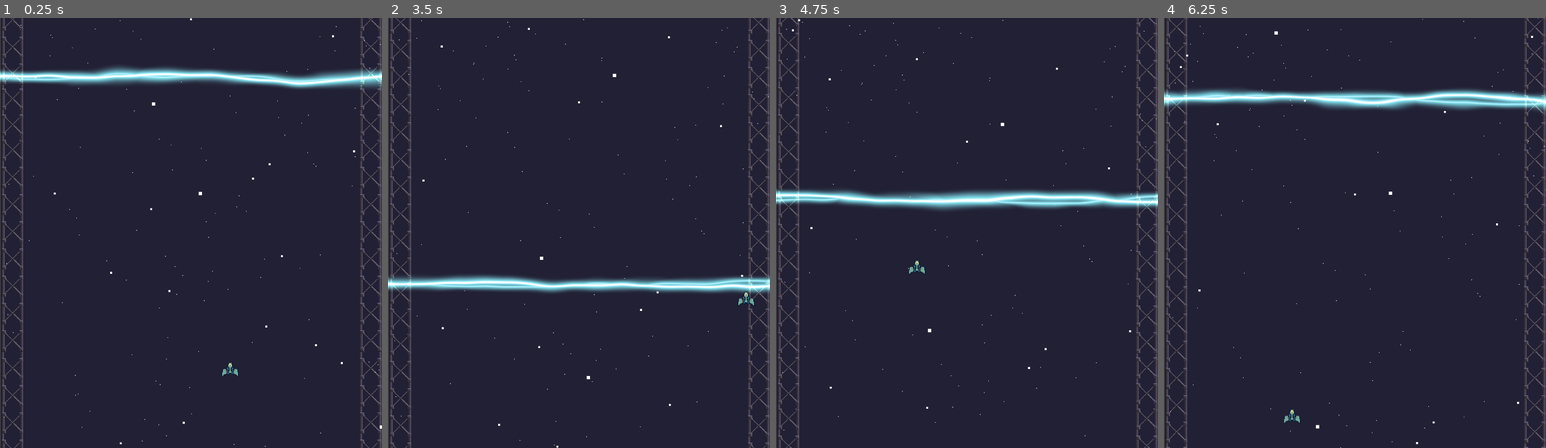
Above: before the commit, frames 1-4 (left to right).
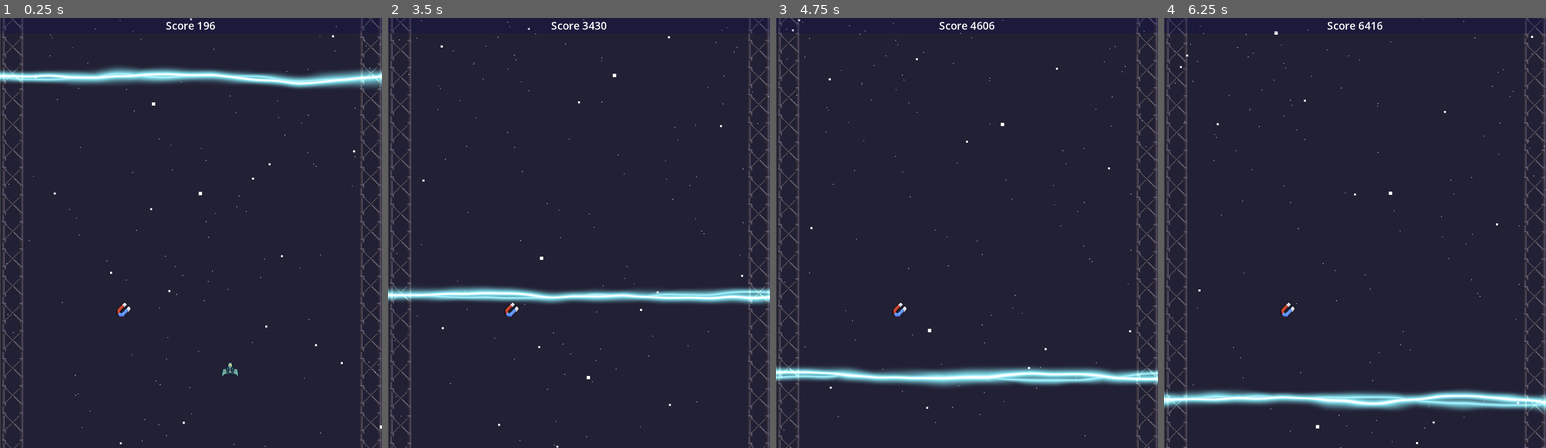
Above: after the commit, the same moments.

Repository: markusweiss/LudumDare54
Game: Godot game, scene res://Scenes/Main/main.tscn
Two runs of this game, one before a commit and one after it. Both use one fixed random seed, a clock stepped at 60 frames per second and the inputs below. The project has no main scene, so this scene is started directly.
Inputs:
- Up to frame 1 (0.25 s): no input
- Up to frame 2 (3.5 s): hold Right (move_right) 0.53-1.28 s; hold Down (move_down) 1.28-2.03 s; hold Right (move_right) 2.03-2.78 s; hold Up (move_up) from 2.78 s (still down)
- Up to frame 3 (4.75 s): release Up (move_up) at 3.53 s; hold Left (move_left) from 3.53 s (still down)
- Up to frame 4 (6.25 s): release Left (move_left) at 5.03 s; hold Down (move_down) 5.03-5.78 s; hold Right (move_right) from 5.78 s (still down)

The runs differ from the first frame. In frame 1, 0.2% of the frame differs, in the area x 5-89%, y 0-70%; in frame 2, 5.9%; in frame 3, 7.7%; in frame 4, 7.7%, in the area x 0-100%, y 0-95%.

Commit message:
global var, player stuff

Diff:
--- /dev/null
+++ b/Scenes/Items/magnet.gd
@@ -0,0 +1,6 @@
+extends Area2D
+
+
+func _on_body_entered(body):
+	Global.magnet=true
+	print("magnet")
--- /dev/null
+++ b/Scenes/Items/magnet.tscn
@@ -0,0 +1,28 @@
+[gd_scene load_steps=5 format=3 uid="uid://b3ad0j5sy1f3a"]
+
+[ext_resource type="Script" path="res://Scenes/Items/magnet.gd" id="1_etfy3"]
+[ext_resource type="Texture2D" uid="uid://ddxauvfmoikdr" path="res://Scenes/Items/magnet.png" id="1_r2fm4"]
+
+[sub_resource type="RectangleShape2D" id="RectangleShape2D_cim60"]
+
+[sub_resource type="SpriteFrames" id="SpriteFrames_e1oy6"]
+animations = [{
+"frames": [{
+"duration": 1.0,
+"texture": ExtResource("1_r2fm4")
+}],
+"loop": true,
+"name": &"default",
+"speed": 5.0
+}]
+
+[node name="Magnet" type="Area2D"]
+script = ExtResource("1_etfy3")
+
+[node name="CollisionShape2D" type="CollisionShape2D" parent="."]
+shape = SubResource("RectangleShape2D_cim60")
+
+[node name="AnimatedSprite2D" type="AnimatedSprite2D" parent="."]
+sprite_frames = SubResource("SpriteFrames_e1oy6")
+
+[connection signal="body_entered" from="." to="." method="_on_body_entered"]
--- a/Scenes/Main/main.tscn
+++ b/Scenes/Main/main.tscn
@@ -1,82 +1,26 @@
 [gd_scene load_steps=8 format=3 uid="uid://nfb3r4dex4jt"]
 
 [ext_resource type="PackedScene" uid="uid://ct5488hg6y8kr" path="res://Scenes/Wall/wall.tscn" id="1_7cbww"]
+[ext_resource type="PackedScene" uid="uid://jgsmp0avpwyo" path="res://Scenes/Main/starfield.tscn" id="1_cjsxc"]
 [ext_resource type="PackedScene" uid="uid://cbkkxg527wcaa" path="res://Scenes/Player/player.tscn" id="1_gbuxs"]
+[ext_resource type="PackedScene" uid="uid://cpg0tyu25sm64" path="res://Scenes/UI/ui.tscn" id="1_lvrkr"]
 [ext_resource type="Texture2D" uid="uid://dnk2p32h0045f" path="res://Scenes/Main/background_one.png" id="2_espex"]
 [ext_resource type="Script" path="res://Scenes/Main/ParallaxBackground.gd" id="3_8mbdb"]
-
-[sub_resource type="ParticleProcessMaterial" id="ParticleProcessMaterial_hyeoo"]
-emission_shape = 3
-emission_box_extents = Vector3(560, 1, 1)
-particle_flag_disable_z = true
-direction = Vector3(0, 1, 0)
-spread = 0.0
-gravity = Vector3(0, 1, 0)
-initial_velocity_min = -20.0
-initial_velocity_max = -20.0
-orbit_velocity_min = 0.0
-orbit_velocity_max = 0.0
-
-[sub_resource type="ParticleProcessMaterial" id="ParticleProcessMaterial_pghik"]
-emission_shape = 3
-emission_box_extents = Vector3(560, 1, 1)
-particle_flag_disable_z = true
-direction = Vector3(0, 1, 0)
-spread = 0.0
-gravity = Vector3(0, 4, 0)
-initial_velocity_min = -30.0
-initial_velocity_max = -30.0
-orbit_velocity_min = 0.0
-orbit_velocity_max = 0.0
-scale_min = 3.0
-scale_max = 3.0
-
-[sub_resource type="ParticleProcessMaterial" id="ParticleProcessMaterial_bcdu7"]
-emission_shape = 3
-emission_box_extents = Vector3(560, 1, 1)
-particle_flag_disable_z = true
-direction = Vector3(0, 1, 0)
-spread = 0.0
-gravity = Vector3(0, 7, 0)
-initial_velocity_min = -40.0
-initial_velocity_max = -40.0
-orbit_velocity_min = 0.0
-orbit_velocity_max = 0.0
-scale_min = 5.0
-scale_max = 5.0
+[ext_resource type="PackedScene" uid="uid://b3ad0j5sy1f3a" path="res://Scenes/Items/magnet.tscn" id="7_mrnmm"]
 
 [node name="Main" type="Node2D"]
 
-[node name="StarfieldBG" type="Node2D" parent="."]
+[node name="UI" parent="." instance=ExtResource("1_lvrkr")]
 
-[node name="StarfieldBack" type="GPUParticles2D" parent="StarfieldBG"]
-z_index = -100
-position = Vector2(300, -15)
-amount = 1000
-process_material = SubResource("ParticleProcessMaterial_hyeoo")
-lifetime = 100.0
-preprocess = 200.0
+[node name="StarfieldBG" parent="." instance=ExtResource("1_cjsxc")]
+z_index = -110
 
-[node name="StarfieldMiddle" type="GPUParticles2D" parent="StarfieldBG"]
-z_index = -90
-position = Vector2(300, -15)
-amount = 250
-process_material = SubResource("ParticleProcessMaterial_pghik")
-lifetime = 100.0
-preprocess = 200.0
-
-[node name="StarfieldFront" type="GPUParticles2D" parent="StarfieldBG"]
-z_index = -80
-position = Vector2(300, -15)
-amount = 50
-process_material = SubResource("ParticleProcessMaterial_bcdu7")
-lifetime = 100.0
-preprocess = 200.0
-
-[node name="Area2D" parent="." instance=ExtResource("1_7cbww")]
+[node name="Bolt" parent="." instance=ExtResource("1_7cbww")]
+z_index = 100
 position = Vector2(-314, 33)
 
 [node name="Player" parent="." instance=ExtResource("1_gbuxs")]
+z_index = 90
 position = Vector2(347, 529)
 
 [node name="ParallaxBackground" type="ParallaxBackground" parent="."]
@@ -89,3 +33,6 @@
 [node name="Sprite2D" type="Sprite2D" parent="ParallaxBackground/ParallaxLayer"]
 position = Vector2(289, 326)
 texture = ExtResource("2_espex")
+
+[node name="Magnet" parent="." instance=ExtResource("7_mrnmm")]
+position = Vector2(187, 440)
--- /dev/null
+++ b/Scenes/Main/starfield.tscn
@@ -0,0 +1,67 @@
+[gd_scene load_steps=4 format=3 uid="uid://jgsmp0avpwyo"]
+
+[sub_resource type="ParticleProcessMaterial" id="ParticleProcessMaterial_ph0wk"]
+emission_shape = 3
+emission_box_extents = Vector3(560, 1, 1)
+particle_flag_disable_z = true
+direction = Vector3(0, 1, 0)
+spread = 0.0
+gravity = Vector3(0, 1, 0)
+initial_velocity_min = -20.0
+initial_velocity_max = -20.0
+orbit_velocity_min = 0.0
+orbit_velocity_max = 0.0
+
+[sub_resource type="ParticleProcessMaterial" id="ParticleProcessMaterial_j2pey"]
+emission_shape = 3
+emission_box_extents = Vector3(560, 1, 1)
+particle_flag_disable_z = true
+direction = Vector3(0, 1, 0)
+spread = 0.0
+gravity = Vector3(0, 4, 0)
+initial_velocity_min = -30.0
+initial_velocity_max = -30.0
+orbit_velocity_min = 0.0
+orbit_velocity_max = 0.0
+scale_min = 3.0
+scale_max = 3.0
+
+[sub_resource type="ParticleProcessMaterial" id="ParticleProcessMaterial_cyfna"]
+emission_shape = 3
+emission_box_extents = Vector3(560, 1, 1)
+particle_flag_disable_z = true
+direction = Vector3(0, 1, 0)
+spread = 0.0
+gravity = Vector3(0, 7, 0)
+initial_velocity_min = -40.0
+initial_velocity_max = -40.0
+orbit_velocity_min = 0.0
+orbit_velocity_max = 0.0
+scale_min = 5.0
+scale_max = 5.0
+
+[node name="StarfieldBG" type="Node2D"]
+
+[node name="StarfieldBack" type="GPUParticles2D" parent="."]
+z_index = -100
+position = Vector2(300, -15)
+amount = 1000
+process_material = SubResource("ParticleProcessMaterial_ph0wk")
+lifetime = 100.0
+preprocess = 200.0
+
+[node name="StarfieldMiddle" type="GPUParticles2D" parent="."]
+z_index = -90
+position = Vector2(300, -15)
+amount = 250
+process_material = SubResource("ParticleProcessMaterial_j2pey")
+lifetime = 100.0
+preprocess = 200.0
+
+[node name="StarfieldFront" type="GPUParticles2D" parent="."]
+z_index = -80
+position = Vector2(300, -15)
+amount = 50
+process_material = SubResource("ParticleProcessMaterial_cyfna")
+lifetime = 100.0
+preprocess = 200.0
--- a/Scenes/Player/player.gd
+++ b/Scenes/Player/player.gd
@@ -31,5 +31,6 @@
 	position.y = clamp(position.y, STOP_TOP, STOP_BOTTOM)
 
 func _on_hitzone_area_entered(area):
-	print("dead")
-	# queue_free()
+	if(area.is_in_group("wall")):
+		print("dead")
+		queue_free()
--- a/Scenes/Player/player.tscn
+++ b/Scenes/Player/player.tscn
@@ -19,7 +19,7 @@
 [sub_resource type="RectangleShape2D" id="RectangleShape2D_2h4qa"]
 size = Vector2(28, 23)
 
-[node name="Player" type="CharacterBody2D"]
+[node name="Player" type="CharacterBody2D" groups=["player"]]
 script = ExtResource("1_6jdq5")
 
 [node name="CollisionShape2D" type="CollisionShape2D" parent="."]
--- /dev/null
+++ b/Scenes/UI/ui.gd
@@ -0,0 +1,16 @@
+extends Node
+
+var startTimer = true
+var timerTime = 0
+var extraPoints = 0
+
+func _physics_process(delta):
+	if (startTimer):
+		timerTime += delta * 10
+		var baseScore = int(round(timerTime)) * 98
+		#var add = randi_range(1,100)
+		if (Global.magnet):
+			extraPoints += 10
+
+		var all = baseScore + extraPoints
+		$MarginContainer/MarginContainer/HBoxContainer/ScoreValue.text = str(all)
--- /dev/null
+++ b/Scenes/UI/ui.tscn
@@ -0,0 +1,30 @@
+[gd_scene load_steps=2 format=3 uid="uid://cpg0tyu25sm64"]
+
+[ext_resource type="Script" path="res://Scenes/UI/ui.gd" id="1_3tejt"]
+
+[node name="UI" type="Node"]
+script = ExtResource("1_3tejt")
+
+[node name="MarginContainer" type="MarginContainer" parent="."]
+anchors_preset = 10
+anchor_right = 1.0
+grow_horizontal = 2
+
+[node name="ColorRect" type="ColorRect" parent="MarginContainer"]
+layout_mode = 2
+color = Color(0, 0, 0.34902, 0.192157)
+
+[node name="MarginContainer" type="MarginContainer" parent="MarginContainer"]
+layout_mode = 2
+
+[node name="HBoxContainer" type="HBoxContainer" parent="MarginContainer/MarginContainer"]
+layout_mode = 2
+size_flags_horizontal = 4
+
+[node name="Score" type="Label" parent="MarginContainer/MarginContainer/HBoxContainer"]
+layout_mode = 2
+text = "Score"
+
+[node name="ScoreValue" type="Label" parent="MarginContainer/MarginContainer/HBoxContainer"]
+layout_mode = 2
+text = "0"
--- a/Scenes/Wall/wall.gd
+++ b/Scenes/Wall/wall.gd
@@ -13,16 +13,13 @@
 		direction = Vector2(0, 1)  # Bewegung nach links
 
 func _physics_process(delta):
-	if magnet:
+	if Global.magnet:
 		position += -direction * speed * delta
 	else:
 		position += direction * speed * delta
 
 	if position.y <= 10:
-		magnet=false
+		Global.magnet=false
 
-
-
-
-func _on_area_entered(area):
-	magnet=true
+	if position.y >= 600:
+		Global.magnet=true
--- a/Scenes/Wall/wall.tscn
+++ b/Scenes/Wall/wall.tscn
@@ -5,7 +5,7 @@
 [ext_resource type="Shader" path="res://Scenes/Wall/wall.gdshader" id="2_wyap0"]
 
 [sub_resource type="RectangleShape2D" id="RectangleShape2D_xh5b7"]
-size = Vector2(1286, 76)
+size = Vector2(1286, 47)
 
 [sub_resource type="ShaderMaterial" id="ShaderMaterial_iynd0"]
 shader = ExtResource("2_wyap0")
@@ -26,12 +26,12 @@
 shader_parameter/fixed_edge_size = 0.05
 shader_parameter/noise_scale = Vector2(1, 1)
 
-[node name="ObstacleLeft" type="Area2D" groups=["wall"]]
+[node name="Bolt" type="Area2D" groups=["wall"]]
 position = Vector2(62, 74)
 script = ExtResource("1_qr6f4")
 
 [node name="CollisionShape2D" type="CollisionShape2D" parent="."]
-position = Vector2(515, 29)
+position = Vector2(515, 14.5)
 shape = SubResource("RectangleShape2D_xh5b7")
 
 [node name="Sprite2D" type="Sprite2D" parent="."]
@@ -39,5 +39,3 @@
 position = Vector2(493, 34)
 scale = Vector2(32.4762, 0.753087)
 texture = ExtResource("1_464h8")
-
-[connection signal="area_entered" from="." to="." method="_on_area_entered"]
--- /dev/null
+++ b/global.gd
@@ -0,0 +1,4 @@
+extends Node
+
+
+var magnet = false
--- a/project.godot
+++ b/project.godot
@@ -13,6 +13,10 @@
 config/name="Ludum Dare 54"
 config/features=PackedStringArray("4.1", "Mobile")
 config/icon="res://icon.svg"
+
+[autoload]
+
+Global="*res://global.gd"
 
 [display]
 
Binary file added: Scenes/Items/magnet.png
Not shown, added: Scenes/Items/magnet.png.import
